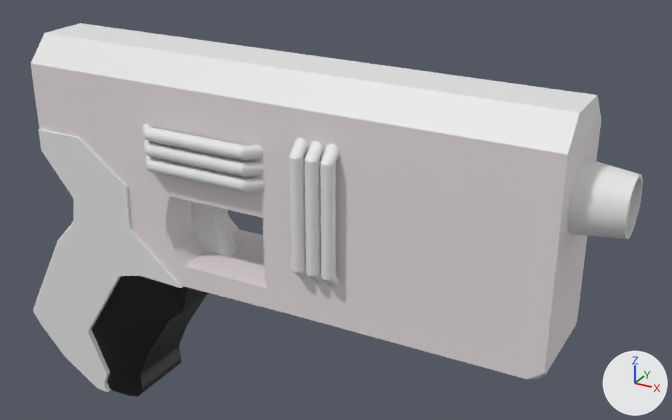
The Blender file AssetsFiles/Weapons/SteamGun/SteamGunPistol.blend as it was, and as the next commit left it.
One viewpoint serves both versions: a 50 mm lens placed at (1.73, -2.71, 1.43), pointed at (0.16, 0.15, 0.0). The axes (+X, +Y, +Z) are drawn at lower right. The lights are the same throughout.
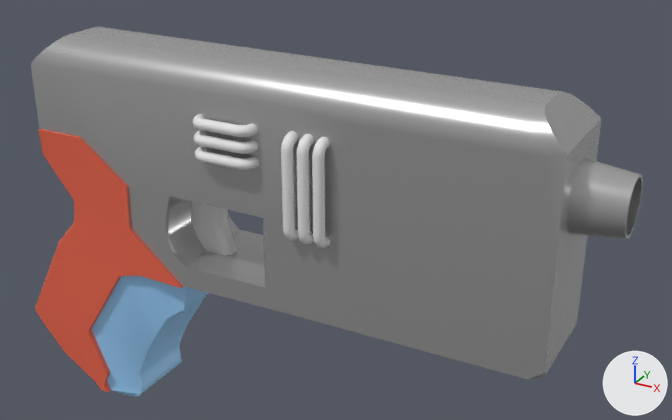
Location of each change, (x1, y1, x2, y2) in pixels of the pictures (672 x 420 px):
'Cube.002', reshaped (7% wider, 17% taller): before (31, 64, 601, 379); after (31, 27, 643, 397)
'Cube.003', deleted: before (31, 23, 601, 154)
'Cube', deleted: before (33, 129, 183, 392)
'Cube.001', deleted: before (91, 276, 209, 397)
'Cylinder', deleted: before (567, 158, 643, 239)
'Cylinder.006', deleted: before (320, 144, 339, 287)
'Cylinder.005', deleted: before (304, 141, 323, 283)
'Cylinder.004', deleted: before (289, 138, 309, 279)
'Cylinder.003', deleted: before (142, 124, 264, 160)
'Cylinder.002', deleted: before (144, 140, 264, 177)
'Cube.004', deleted: before (191, 201, 237, 255)
'Cylinder.001', deleted: before (145, 155, 265, 193)
part 1 of me_cube_005, added: after (31, 27, 643, 397)
part 2 of me_cube_005, recoloured: (31, 64, 601, 379) in both

Diff of the bpy script that builds the scene:
```diff
--- a/AssetsFiles/Weapons/SteamGun/SteamGunPistol.blend.py
+++ b/AssetsFiles/Weapons/SteamGun/SteamGunPistol.blend.py
@@ mat_base @@
+mat_base = principled_material('Base')
+mat_base.base_color = (0.5, 0.5, 0.5)  # grey #bcbcbc
+mat_base.metallic = 0.677
+mat_base.roughness = 0.268
@@ me_cube_005 @@
 # used by ob_cube_002; location = (-0.14, 0.0, -0.007); scale = (0.2, 0.2, 0.2)
-me_cube_005.from_pydata(...)  # 144 vertices, 149 faces; spans x -4.3..6.2, y -0.95..0.95, z -1.46..2.53
-me_cube_005.materials.append(mat_material_003)  # red #e70a00
+me_cube_005.from_pydata(...)  # 12219 vertices, 11800 faces; spans x -5.19..7.05, y -1.25..1.25, z -4.8..3.03
+# me_cube_005 part 1: 12075 vertices added at x -5.19..7.05, y -1.25..1.25, z -4.8..3.03
+# me_cube_005 part 2: 140 faces spanning x -4.3..6.2, y -0.95..0.95, z -1.46..2.53 switch from mat_material_002 (white #e7dfe1) to mat_base (grey #bcbcbc)
+me_cube_005.materials.append(mat_handlefront)  # blue #9ed4ff
+me_cube_005.materials.append(mat_glass)
+me_cube_005.materials.append(mat_numbers_1)  # red #e7191b
+me_cube_005.materials.append(mat_numberbackground)  # white #e7e7e7
+me_cube_005.materials.append(mat_tube)  # white #e7e7e7
+me_cube_005.materials.append(mat_steamtube)  # red #e7583a
+me_cube_005.materials.append(mat_numbers_2)  # red #e7191b
+me_cube_005.materials.append(mat_numbers_3)  # red #e7191b
+me_cube_005.materials.append(mat_numbers_4)  # red #e7191b
+me_cube_005.materials.append(mat_pipes)  # white #e7e7e7
+me_cube_005.materials.append(mat_handleback)  # red #e7634a
+me_cube_005.materials.append(mat_trigger)  # white #e7e7e7
@@ ob_cube @@
-ob_cube = bpy.data.objects.new('Cube', me_cube_002)
@@ ob_cube_001 @@
-ob_cube_001 = bpy.data.objects.new('Cube.001', me_cube_004)
@@ ob_cube_003 @@
-ob_cube_003 = bpy.data.objects.new('Cube.003', me_cube_007)
@@ ob_cylinder @@
-ob_cylinder = bpy.data.objects.new('Cylinder', me_cylinder)
@@ ob_cylinder_001 @@
-ob_cylinder_001 = bpy.data.objects.new('Cylinder.001', me_cylinder_001)
@@ ob_cylinder_004 @@
-ob_cylinder_004 = bpy.data.objects.new('Cylinder.004', me_cylinder_004)
@@ ob_cylinder_005 @@
-ob_cylinder_005 = bpy.data.objects.new('Cylinder.005', me_cylinder_007)
@@ ob_cylinder_006 @@
-ob_cylinder_006 = bpy.data.objects.new('Cylinder.006', me_cylinder_008)
@@ ob_cylinder_002 @@
-ob_cylinder_002 = bpy.data.objects.new('Cylinder.002', me_cylinder_009)
@@ ob_cylinder_003 @@
-ob_cylinder_003 = bpy.data.objects.new('Cylinder.003', me_cylinder_010)
@@ ob_cube_004 @@
-ob_cube_004 = bpy.data.objects.new('Cube.004', me_cube_008)
```
